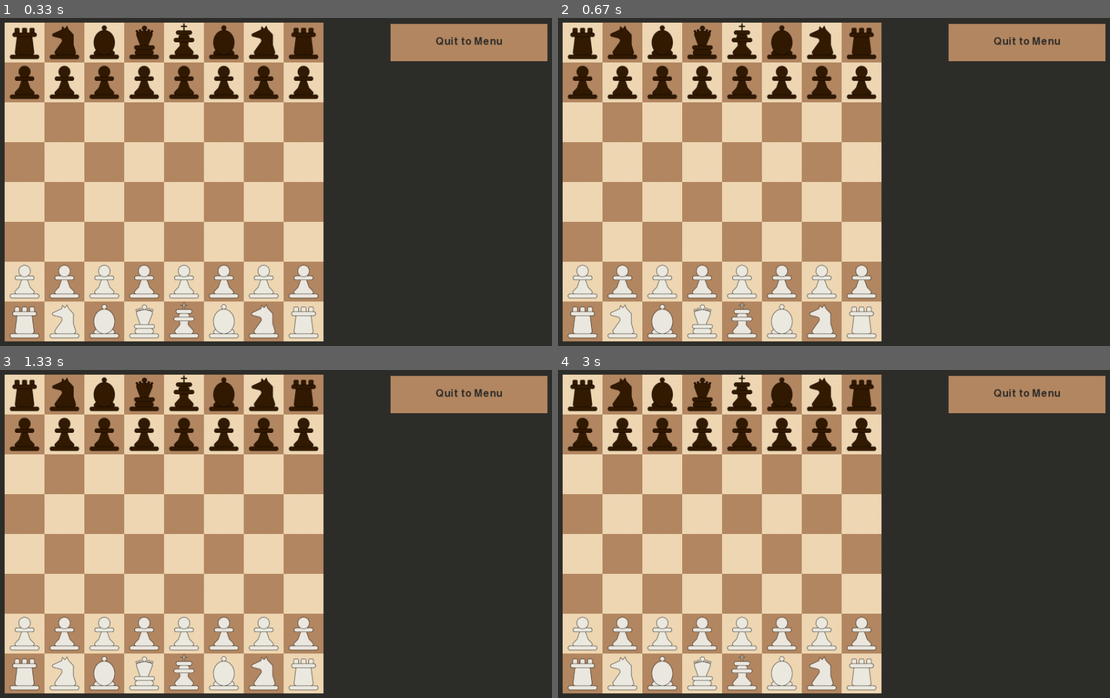
Above: before the commit, frames 1-4 (two rows, left to right).
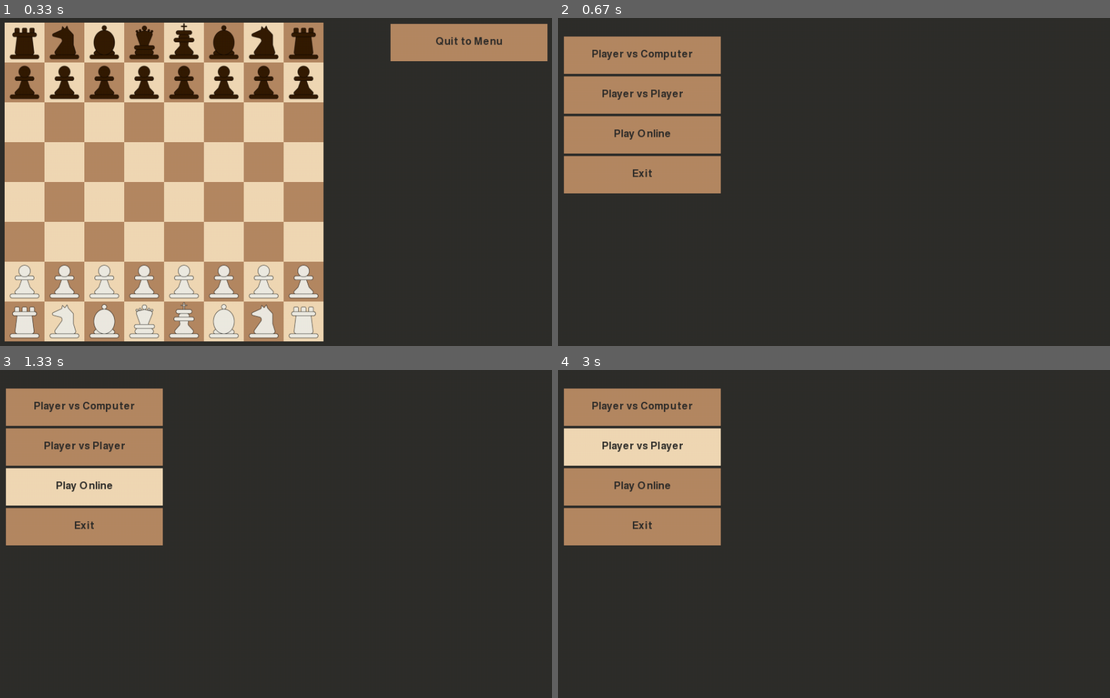
Above: after the commit, the same moments.

Repository: yudur/chess-pygame
Game: pygame game, started from src/main.py
Two runs of this game, one before a commit and one after it. Both use one fixed random seed, a clock stepped at 60 frames per second and the inputs below.
Inputs (mouse positions are in pixels of both pictures, inside the frame that each line leads up to):
- Up to frame 1 (0.33 s): no input
- Up to frame 2 (0.67 s): press the mouse at (1027, 40) at 0.37 s; move the mouse to (916, 60) at 0.47 s; release the mouse at (811, 77) at 0.6 s
- Up to frame 3 (1.33 s): click (82, 445) at 0.72 s, where only the run after the commit has a clickable "Player vs Player"; press the mouse at (469, 392) at 1.03 s; move the mouse to (309, 432) at 1.13 s; release the mouse at (149, 471) at 1.27 s
- Up to frame 4 (3 s): press the mouse at (640, 406) at 1.37 s; move the mouse to (712, 409) at 1.47 s; release the mouse at (784, 409) at 1.6 s; press the mouse at (640, 484) at 1.7 s; move the mouse to (806, 461) at 1.8 s; release the mouse at (972, 438) at 1.93 s; press the mouse at (640, 445) at 2.03 s; move the mouse to (684, 556) at 2.13 s; release the mouse at (729, 671) at 2.27 s; click (784, 635) at 2.38 s; press the mouse at (1027, 392) at 2.7 s; move the mouse to (856, 412) at 2.8 s; release the mouse at (684, 432) at 2.93 s

Frame 1 is identical in both runs. In frame 2, 54% of the frame differs, in the area x 0-100%, y 1-99%; in frame 3, 54%; in frame 4, 54%.

Commit message:
feat(home_state): homepage done

Diff:
--- a/src/states/game_state.py
+++ b/src/states/game_state.py
@@ -54,7 +54,8 @@
 
             # Check if button was clicked
             if self.button_exit.is_clicked((x, y)):
-                print("exit game")
+                from src.states.home_state import HomeState
+                self.manager.change_state(HomeState(self.manager))  # Go back to home menu
                 return
 
             row, col = (
--- /dev/null
+++ b/src/states/home_state.py
@@ -0,0 +1,75 @@
+import pygame
+from src.core.state import State
+
+from src.ui.button_renderer import ButtonRenderer
+
+from src.utils import settings
+
+
+class HomeState(State):
+    def __init__(self, manager):
+        self.manager = manager
+
+        self.button_start_game_against_computer = ButtonRenderer(
+            pos=(settings.START_GRID_BOARD_POS[0], settings.START_GRID_BOARD_POS[1] + 20),
+            size=(settings.TILESIZE * 4, settings.TILESIZE),
+            text="Player vs Computer"
+        )
+        self.button_start_local_game = ButtonRenderer(
+            pos=(settings.START_GRID_BOARD_POS[0], settings.START_GRID_BOARD_POS[1] + settings.TILESIZE * 1 + 20),
+            size=(settings.TILESIZE * 4, settings.TILESIZE),
+            text="Player vs Player"
+        )
+        self.button_start_online_game = ButtonRenderer(
+            pos=(settings.START_GRID_BOARD_POS[0], settings.START_GRID_BOARD_POS[1] + settings.TILESIZE * 2 + 20),
+            size=(settings.TILESIZE * 4, settings.TILESIZE),
+            text="Play Online"
+        )
+        self.button_exit = ButtonRenderer(
+            pos=(settings.START_GRID_BOARD_POS[0], settings.START_GRID_BOARD_POS[1] + settings.TILESIZE * 3 + 20),
+            size=(settings.TILESIZE * 4, settings.TILESIZE),
+            text="Exit"
+        )
+
+    def enter(self):
+        print("Entering Home State")
+
+    def exit(self):
+        print("Exiting Home State")
+
+    def handle_event(self, event):
+        if event.type == pygame.MOUSEBUTTONDOWN:
+            x, y = event.pos
+
+            if self.button_start_game_against_computer.is_clicked((x, y)):
+                print("Start game against computer")
+                # Here you would transition to the GameState with a flag for vs computer
+                return
+
+            if self.button_start_local_game.is_clicked((x, y)):
+                print("Start local game")
+                from src.states.game_state import GameState
+                # Here you would transition to the GameState for local play
+                self.manager.change_state(GameState(self.manager))  # For now just go to GameState without vs computer flag
+
+            if self.button_start_online_game.is_clicked((x, y)):
+                print("Start online game")
+                # Here you would transition to an OnlineLobbyState or similar
+                return
+
+            if self.button_exit.is_clicked((x, y)):
+                print("Exit game")
+                pygame.quit()
+                exit()
+
+    def update(self, dt):
+        self.button_start_game_against_computer.update(pygame.mouse.get_pos())
+        self.button_start_local_game.update(pygame.mouse.get_pos())
+        self.button_start_online_game.update(pygame.mouse.get_pos())
+        self.button_exit.update(pygame.mouse.get_pos())
+
+    def render(self, screen):
+        self.button_start_game_against_computer.draw(screen)
+        self.button_start_local_game.draw(screen)
+        self.button_start_online_game.draw(screen)
+        self.button_exit.draw(screen)
